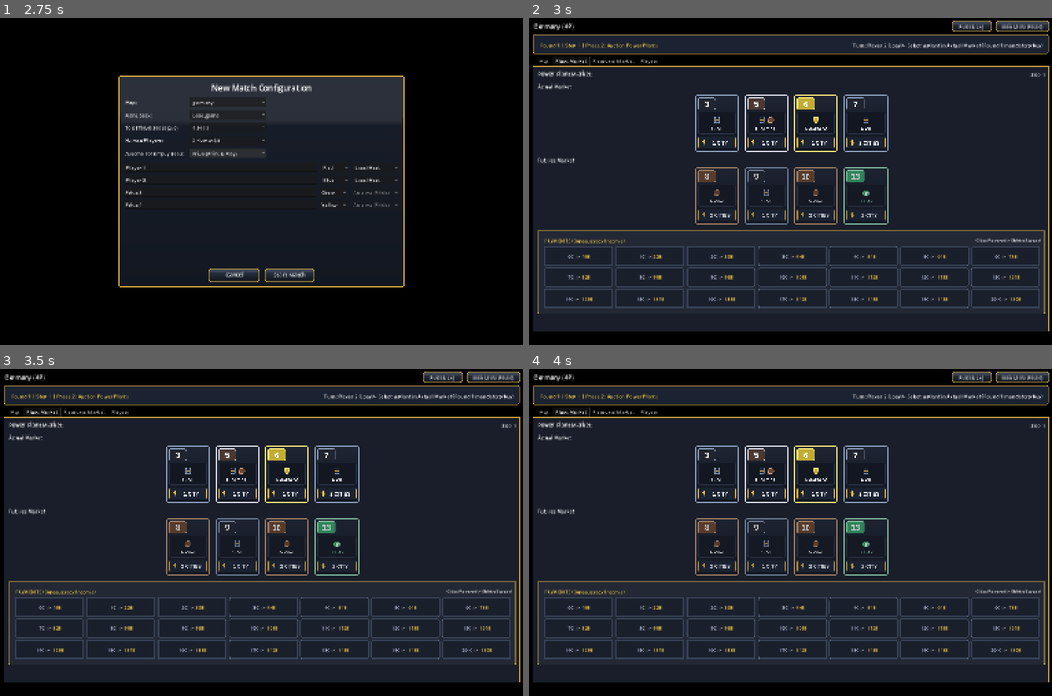
Above: before the commit, frames 1-4 (two rows, left to right).
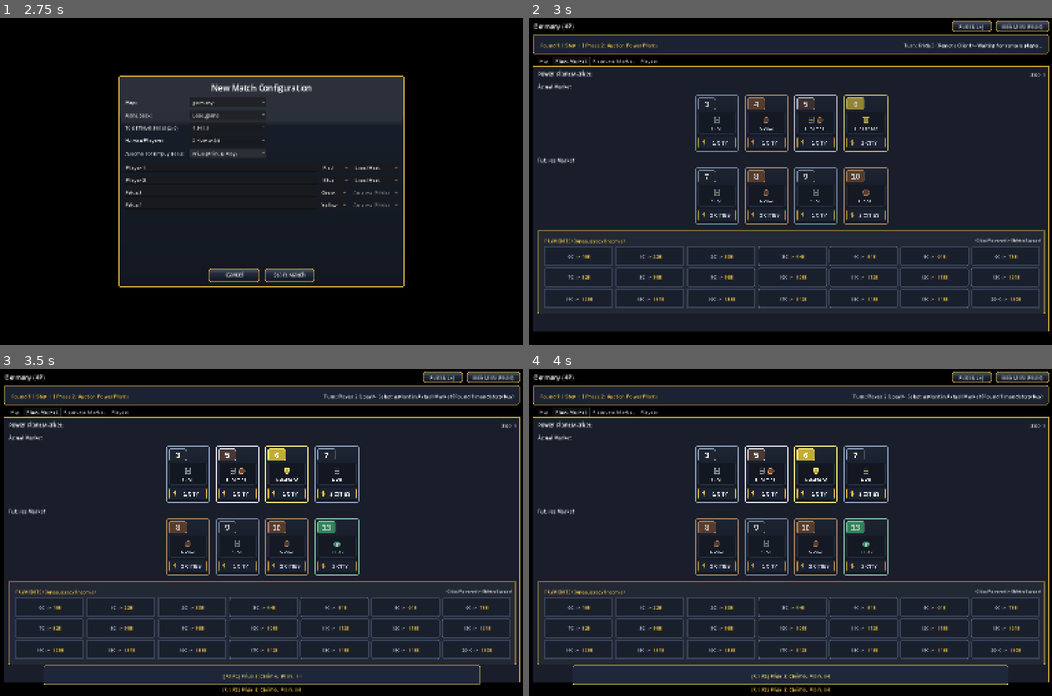
Above: after the commit, the same moments.

Repository: XBigTK13X/wattage-web
Game: Godot game, scene res://scene/Bootstrap/Bootstrap.tscn
Two runs of this game, one before a commit and one after it. Both use one fixed random seed, a clock stepped at 60 frames per second and the inputs below.
Inputs (mouse positions are in pixels of both pictures, inside the frame that each line leads up to):
- Up to frame 1 (2.75 s): click "New Match" at 0.5 s; click "Frida (Print & Play)" at 1.25 s; click "Frida (Print & Play)" at 2 s
- Up to frame 2 (3 s): click "Start Match" at 2.75 s
- Up to frame 3 (3.5 s): no input
- Up to frame 4 (4 s): tap Enter (ui_accept) at 3.5, 3.77 s; move the mouse to (905, 516) at 3.52 s; hold D (pan_right) from 3.53 s (still down); tap Space (confirm_action) at 3.6 s; click (905, 516) at 3.67 s

Frame 1 is identical in both runs. In frame 2, 2.9% of the frame differs, in the area x 31-99%, y 7-64%; in frame 3, 1.3%; in frame 4, 1.3%.

Commit message:
Action popup and log

Diff:
--- a/script/instance/rules/automa_controller.gd
+++ b/script/instance/rules/automa_controller.gd
@@ -124,6 +124,7 @@
 	state.auction.bought_this_round.append(seat_index)
 	state.auction.any_plant_sold_this_round = true
 	state.auction["last_winner_seat"] = seat_index
+	GameEngine.record_history(state, seat_index, "Claimed Plant #" + str(plant_number))
 	GameEngine._advance_phase_two_turn(state)
 
 static func _act_frida(state, seat_index):
@@ -140,6 +141,7 @@
 		if phase_cards.is_empty() or market_size <= 3:
 			if not state.auction.round_passed_seats.has(seat_index):
 				state.auction.round_passed_seats.append(seat_index)
+			GameEngine.record_history(state, seat_index, "Passed Phase 2")
 			GameEngine._advance_phase_two_turn(state)
 			return true
 		var auction_card = phase_cards[0]
@@ -158,14 +160,17 @@
 			return true
 		if not state.auction.round_passed_seats.has(seat_index):
 			state.auction.round_passed_seats.append(seat_index)
+		GameEngine.record_history(state, seat_index, "Passed Phase 2")
 		GameEngine._advance_phase_two_turn(state)
 		return true
 
 	if phase == 3:
+		var removed_summary = []
 		if phase_cards.size() >= 2:
 			var resource_card = phase_cards[1]
 			var resource_mode = int(resource_card.get("resource1" if side == 0 else "resource2", 0))
 			if resource_mode > 0:
+				var removed_counts = {}
 				for plant_idx in range(player.plants.size()):
 					var plant = VW.Database.get_plant(state.deck_id, int(player.plants[plant_idx]))
 					if plant == null or plant.is_ecological:
@@ -186,6 +191,11 @@
 						for _unit in range(needed):
 							if ResourceMarket.buy_one(state.resource_market, chosen_fuel) < 0:
 								break
+							removed_counts[chosen_fuel] = int(removed_counts.get(chosen_fuel, 0)) + 1
+				for fuel_key in removed_counts.keys():
+					removed_summary.append(str(removed_counts[fuel_key]) + " " + fuel_key)
+		if not removed_summary.is_empty():
+			GameEngine.record_history(state, seat_index, "Removed " + ", ".join(removed_summary) + " from market")
 		GameEngine.apply_action(state, seat_index, NetworkProtocol.ACTION_PASS_PHASE, {})
 		return true
 
@@ -311,7 +321,15 @@
 		return true
 
 	if phase == 3:
+		var before_stored = player.stored_resources.duplicate(true)
 		RobotsExpansion.execute_phase_three(state, player)
+		var bought_parts = []
+		for fuel_key in ["coal", "oil", "garbage", "uranium"]:
+			var delta = int(player.stored_resources.get(fuel_key, 0)) - int(before_stored.get(fuel_key, 0))
+			if delta > 0:
+				bought_parts.append(str(delta) + " " + fuel_key)
+		if not bought_parts.is_empty():
+			GameEngine.record_history(state, seat_index, "Bought " + ", ".join(bought_parts))
 		GameEngine.apply_action(state, seat_index, NetworkProtocol.ACTION_PASS_PHASE, {})
 		return true
 
--- a/script/instance/rules/game_engine.gd
+++ b/script/instance/rules/game_engine.gd
@@ -216,6 +216,29 @@
 		return int(order[position])
 	return -1
 
+static func record_history(state, seat_index, message):
+	var players = state.get("players", [])
+	var actor_name = players[seat_index].player_name if seat_index >= 0 and seat_index < players.size() else "System"
+	var entry = "[R" + str(int(state.get("round_number", 1))) + " P" + str(int(state.get("phase", 1))) + "] " + str(actor_name) + ": " + str(message)
+	var history = state.get("history", [])
+	history.append(entry)
+	if history.size() > 200:
+		history.pop_front()
+	state["history"] = history
+	var next_seq = int(state.get("action_seq", 0)) + 1
+	state["action_seq"] = next_seq
+	state["last_action_event"] = {
+		id = next_seq,
+		seat_index = seat_index,
+		player_name = str(actor_name),
+		message = str(message),
+		entry = entry,
+		phase = int(state.get("phase", 1))
+	}
+	if VW != null and VW.EventLog != null:
+		VW.EventLog.notify(entry)
+	return entry
+
 static func apply_action(state, seat_index, action_name, parameters = {}):
 	if bool(state.get("finished", false)):
 		return { accepted = false, error_code = NetworkProtocol.ERROR_ILLEGAL_ACTION, message = "Match is already finished" }
@@ -223,27 +246,31 @@
 		return { accepted = false, error_code = NetworkProtocol.ERROR_NOT_YOUR_TURN, message = "Not your turn" }
 
 	var phase = int(state.phase)
+	var result = { accepted = false, error_code = NetworkProtocol.ERROR_UNKNOWN_ACTION, message = "Unknown action" }
 	if action_name == NetworkProtocol.ACTION_SELECT_PLANT_FOR_AUCTION:
-		return _handle_select_plant(state, seat_index, parameters)
-	if action_name == NetworkProtocol.ACTION_PLACE_BID:
-		return _handle_place_bid(state, seat_index, parameters)
-	if action_name == NetworkProtocol.ACTION_PASS_AUCTION:
-		return _handle_pass_auction(state, seat_index)
-	if action_name == NetworkProtocol.ACTION_BUY_RESOURCE:
+		result = _handle_select_plant(state, seat_index, parameters)
+	elif action_name == NetworkProtocol.ACTION_PLACE_BID:
+		result = _handle_place_bid(state, seat_index, parameters)
+	elif action_name == NetworkProtocol.ACTION_PASS_AUCTION:
+		result = _handle_pass_auction(state, seat_index)
+	elif action_name == NetworkProtocol.ACTION_BUY_RESOURCE:
 		if phase != 3:
 			return { accepted = false, error_code = NetworkProtocol.ERROR_INVALID_PHASE, message = "Not in Phase 3" }
-		return _handle_buy_resource(state, seat_index, parameters)
-	if action_name == NetworkProtocol.ACTION_BUILD_CITY:
+		result = _handle_buy_resource(state, seat_index, parameters)
+	elif action_name == NetworkProtocol.ACTION_BUILD_CITY:
 		if phase != 4:
 			return { accepted = false, error_code = NetworkProtocol.ERROR_INVALID_PHASE, message = "Not in Phase 4" }
-		return _handle_build_city(state, seat_index, parameters)
-	if action_name == NetworkProtocol.ACTION_POWER_PLANTS:
+		result = _handle_build_city(state, seat_index, parameters)
+	elif action_name == NetworkProtocol.ACTION_POWER_PLANTS:
 		if phase != 5:
 			return { accepted = false, error_code = NetworkProtocol.ERROR_INVALID_PHASE, message = "Not in Phase 5" }
-		return _handle_power_plants(state, seat_index, parameters)
-	if action_name == NetworkProtocol.ACTION_PASS_PHASE:
-		return _handle_pass_phase(state, seat_index)
-	return { accepted = false, error_code = NetworkProtocol.ERROR_UNKNOWN_ACTION, message = "Unknown action" }
+		result = _handle_power_plants(state, seat_index, parameters)
+	elif action_name == NetworkProtocol.ACTION_PASS_PHASE:
+		result = _handle_pass_phase(state, seat_index)
+
+	if bool(result.get("accepted", false)):
+		record_history(state, seat_index, str(result.get("message", action_name)))
+	return result
 
 static func _frida_surcharge_for_human(state):
 	if not state.has("frida_state"):
@@ -377,6 +404,7 @@
 	state.auction["last_winner_seat"] = winner_seat
 	state.auction.bought_this_round.append(winner_seat)
 	state.auction.any_plant_sold_this_round = true
+	record_history(state, winner_seat, "Won Plant #" + str(plant_number) + " for " + str(cost) + "E")
 	_advance_phase_two_turn(state)
 
 static func _advance_phase_two_turn(state):
--- a/script/scene/game/host_board.gd
+++ b/script/scene/game/host_board.gd
@@ -23,6 +23,11 @@
 var _turn_label = null
 var _phase_action_button = null
 var _banner_label = null
+var _toast_panel = null
+var _toast_label = null
+var _toast_tween = null
+var _last_action_seq = 0
+var _automa_pending = false
 var _confirm_dialog = null
 var _pending_city_id = ""
 var _last_phase = -1
@@ -137,8 +142,27 @@
 
 	_banner_label = Label.new()
 	_banner_label.horizontal_alignment = HORIZONTAL_ALIGNMENT_CENTER
+	_banner_label.clip_text = true
+	_banner_label.text_overrun_behavior = TextServer.OVERRUN_TRIM_ELLIPSIS
 	_banner_label.add_theme_color_override("font_color", Color(0.96, 0.80, 0.28))
 	root_box.add_child(_banner_label)
+
+	_toast_panel = VW.Chrome.panel_container(Vector2(560, 56), Color(0.12, 0.16, 0.23, 0.96), Color(0.98, 0.82, 0.25, 1.0))
+	_toast_panel.set_anchors_preset(Control.PRESET_BOTTOM_WIDE)
+	_toast_panel.offset_left = 140
+	_toast_panel.offset_right = -140
+	_toast_panel.offset_top = -98
+	_toast_panel.offset_bottom = -42
+	_toast_panel.mouse_filter = Control.MOUSE_FILTER_IGNORE
+	_toast_panel.visible = false
+	add_child(_toast_panel)
+
+	_toast_label = Label.new()
+	_toast_label.horizontal_alignment = HORIZONTAL_ALIGNMENT_CENTER
+	_toast_label.vertical_alignment = VERTICAL_ALIGNMENT_CENTER
+	_toast_label.add_theme_font_size_override("font_size", 16)
+	_toast_label.add_theme_color_override("font_color", Color(0.98, 0.88, 0.45))
+	_toast_panel.add_child(_toast_label)
 
 	_confirm_dialog = ConfirmationDialog.new()
 	_confirm_dialog.confirmed.connect(_on_city_build_confirmed)
@@ -147,14 +171,9 @@
 	_select_tab_for_phase(int(_game_state.get("phase", 2)))
 
 func _refresh_all():
-	var guard_steps = 0
-	while not bool(_game_state.get("finished", false)) and guard_steps < 12 and AutomaController.take_turn_if_automa(_game_state):
-		guard_steps += 1
 	var current_phase = int(_game_state.get("phase", 1))
 	if current_phase != _last_phase:
 		_last_phase = current_phase
-		if _banner_label != null:
-			_banner_label.text = "Entered Phase " + str(current_phase) + " (Round " + str(_game_state.get("round_number", 1)) + ")"
 		VW.Audio.play_sound_effect("phase_change")
 		_select_tab_for_phase(current_phase)
 	_map_view.set_state(_map_definition, _game_state)
@@ -162,8 +181,67 @@
 	_resource_market_panel.set_state(_game_state)
 	_player_strip.set_state(_game_state)
 	_update_turn_banner_and_controls()
+	_update_action_feed_and_toast()
 	if bool(_game_state.get("finished", false)):
 		PlayerSummaryStrip.show_end_game_modal(self, _game_state)
+		return
+	_schedule_next_automa_step_if_needed()
+
+func _schedule_next_automa_step_if_needed():
+	if _automa_pending or bool(_game_state.get("finished", false)):
+		return
+	var seat = _active_seat()
+	var players = _game_state.get("players", [])
+	if seat < 0 or seat >= players.size():
+		return
+	var mode = str(players[seat].get("control_mode", "local"))
+	if mode != "automa_frida" and mode != "automa_robots":
+		return
+	_automa_pending = true
+	var timer = get_tree().create_timer(0.55)
+	timer.timeout.connect(_on_automa_step_timeout)
+
+func _on_automa_step_timeout():
+	_automa_pending = false
+	if not is_inside_tree() or _game_state == null or bool(_game_state.get("finished", false)):
+		return
+	if AutomaController.take_turn_if_automa(_game_state):
+		VW.GameLibrary.save_active_game()
+		VW.Network.broadcast_state()
+		_refresh_all()
+
+func _update_action_feed_and_toast():
+	var history = _game_state.get("history", [])
+	if not history.is_empty() and _banner_label != null:
+		var recent = history.slice(-2)
+		_banner_label.text = "  |  ".join(recent)
+	var seq = int(_game_state.get("action_seq", 0))
+	if seq > _last_action_seq:
+		_last_action_seq = seq
+		var event_data = _game_state.get("last_action_event", {})
+		var text = str(event_data.get("entry", ""))
+		if text != "":
+			_play_action_toast(text)
+
+func _play_action_toast(message):
+	if _toast_panel == null or _toast_label == null:
+		return
+	_toast_label.text = message
+	_toast_panel.visible = true
+	_toast_panel.modulate = Color(1, 1, 1, 0.0)
+	_toast_panel.scale = Vector2(0.96, 0.96)
+	if _toast_tween != null and _toast_tween.is_valid():
+		_toast_tween.kill()
+	_toast_tween = create_tween()
+	_toast_tween.set_parallel(true)
+	_toast_tween.tween_property(_toast_panel, "modulate:a", 1.0, 0.16)
+	_toast_tween.tween_property(_toast_panel, "scale", Vector2(1.0, 1.0), 0.18).set_trans(Tween.TRANS_BACK).set_ease(Tween.EASE_OUT)
+	_toast_tween.chain().tween_interval(1.4)
+	_toast_tween.chain().tween_property(_toast_panel, "modulate:a", 0.0, 0.35)
+	_toast_tween.chain().tween_callback(func():
+		if is_instance_valid(_toast_panel):
+			_toast_panel.visible = false
+	)
 
 func _select_tab_for_phase(phase):
 	if _tab_container == null:
@@ -253,11 +331,6 @@
 		return { accepted = false, message = "Waiting for non-local player" }
 	var result = GameEngine.apply_action(_game_state, seat, action_name, parameters)
 	if result.accepted:
-		var history = _game_state.get("history", [])
-		var entry = "Seat " + str(seat + 1) + ": " + str(result.get("message", action_name))
-		history.append(entry)
-		_game_state["history"] = history
-		VW.EventLog.notify(entry)
 		VW.GameLibrary.save_active_game()
 		VW.Network.broadcast_state()
 		_refresh_all()
--- a/testing/run_tests.gd
+++ b/testing/run_tests.gd
@@ -105,6 +105,7 @@
 	_assert_true(frida_match.active_regions.size() == 3, "1P + 2 Frida uses 3P regions")
 	var left_ran = AutomaController.take_turn_if_automa(frida_match)
 	_assert_true(left_ran and frida_match.players[1].plants.size() == 1, "Frida Left claims Turn 1 plant before human")
+	_assert_true(not frida_match.get("history", []).is_empty(), "Frida Turn 1 claim records action history")
 	_assert_true(GameEngine.active_seat(frida_match) == 0, "Human acts after Frida Left in Turn 1")
 
 	var frida_player = frida_match.players[1]
